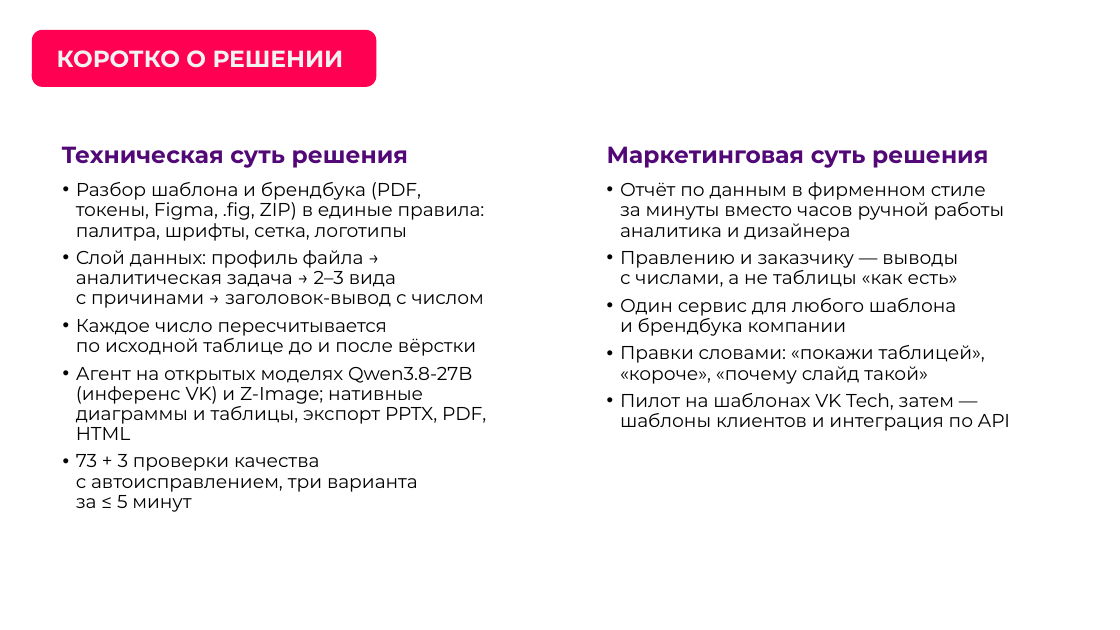
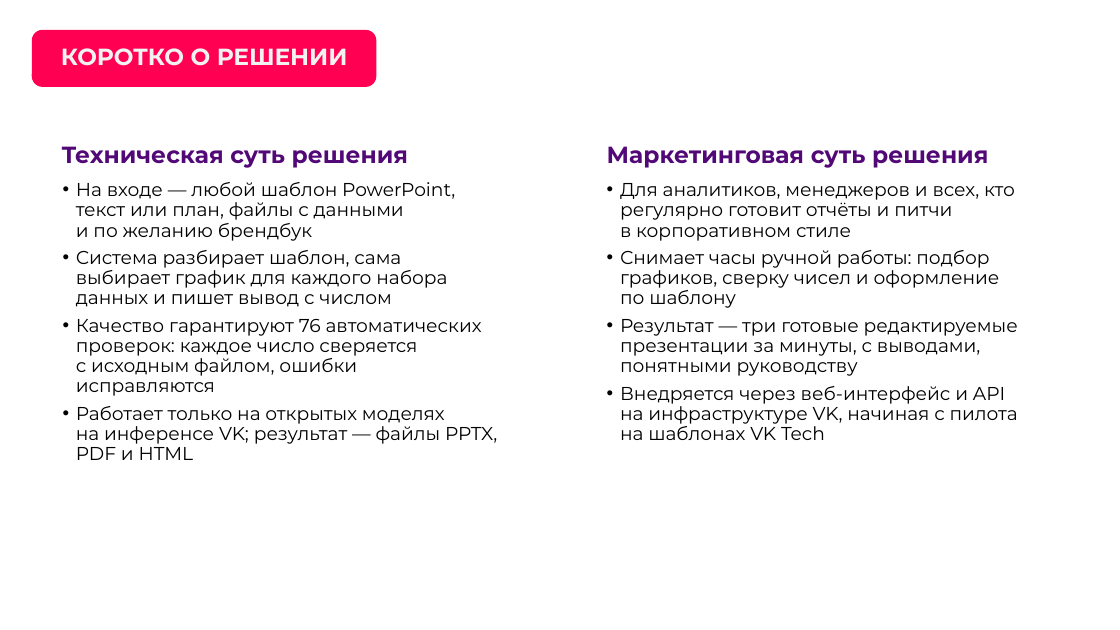
Before and after one commit to hl0pch1k/verstka, a slide deck: slide 5 of docs/presentation/verstka-pitch-stage2.pptx. Drawn at 1120x630 pixels with LibreOffice and Linux fonts; fonts in the diff are those of the drawing; background and template pictures are left out. Boxes give left, top, right and bottom in pixels: in the first picture for what was removed or moved away, otherwise in the second. Text is boxed around its words. In the diff, an @@ line names an element or a change of style, - is before the commit and + after.

```diff
--- a/docs/presentation/verstka-pitch-stage2.pptx
+++ b/docs/presentation/verstka-pitch-stage2.pptx
@@ title "КОРОТКО О РЕШЕНИИ" at (x1=61, y1=48, x2=348, y2=66): alignment left to centre; vertical alignment bottom to middle @@
@@ text at (x1=76, y1=182, x2=497, y2=460): text changed @@
-• Разбор шаблона и брендбука (PDF, токены, Figma, .fig, ZIP) в единые правила: палитра, шрифты, сетка, логотипы
-• Слой данных: профиль файла → аналитическая задача → 2–3 вида с причинами → заголовок-вывод с числом
-• Каждое число пересчитывается по исходной таблице до и после вёрстки
-• Агент на открытых моделях Qwen3.8-27B (инференс VK) и Z-Image; нативные диаграммы и таблицы, экспорт PPTX, PDF, HTML
-• 73 + 3 проверки качества с автоисправлением, три варианта за ≤ 5 минут
+• На входе — любой шаблон PowerPoint, текст или план, файлы с данными и по желанию брендбук
+• Система разбирает шаблон, сама выбирает график для каждого набора данных и пишет вывод с числом
+• Качество гарантируют 76 автоматических проверок: каждое число сверяется с исходным файлом, ошибки исправляются
+• Работает только на открытых моделях на инференсе VK; результат — файлы PPTX, PDF и HTML
@@ text at (x1=620, y1=183, x2=1018, y2=440): text changed @@
-• Отчёт по данным в фирменном стиле за минуты вместо часов ручной работы аналитика и дизайнера
-• Правлению и заказчику — выводы с числами, а не таблицы «как есть»
-• Один сервис для любого шаблона и брендбука компании
-• Правки словами: «покажи таблицей», «короче», «почему слайд такой»
-• Пилот на шаблонах VK Tech, затем — шаблоны клиентов и интеграция по API
+• Для аналитиков, менеджеров и всех, кто регулярно готовит отчёты и питчи в корпоративном стиле
+• Снимает часы ручной работы: подбор графиков, сверку чисел и оформление по шаблону
+• Результат — три готовые редактируемые презентации за минуты, с выводами, понятными руководству
+• Внедряется через веб-интерфейс и API на инфраструктуре VK, начиная с пилота на шаблонах VK Tech
```
Also in this commit, not shown: 18 other slides changed, 1 other file.
